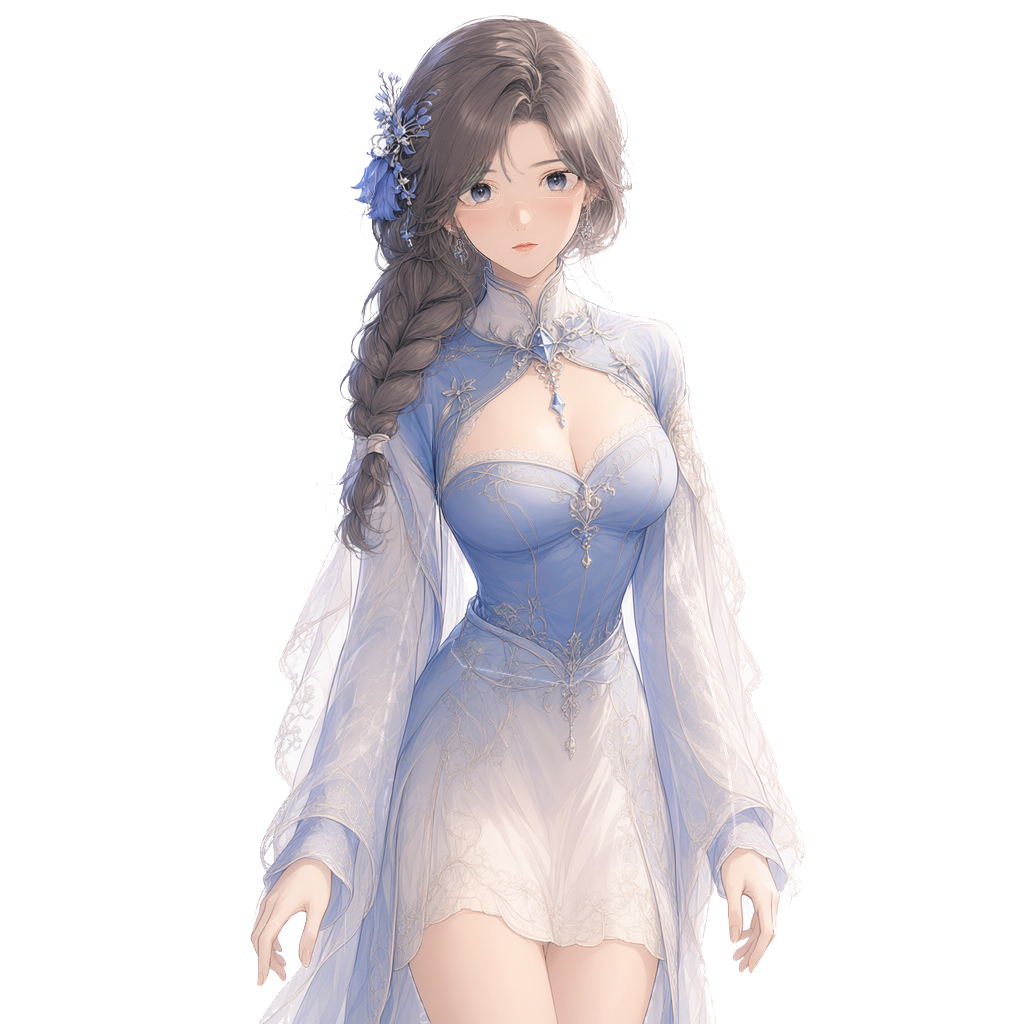
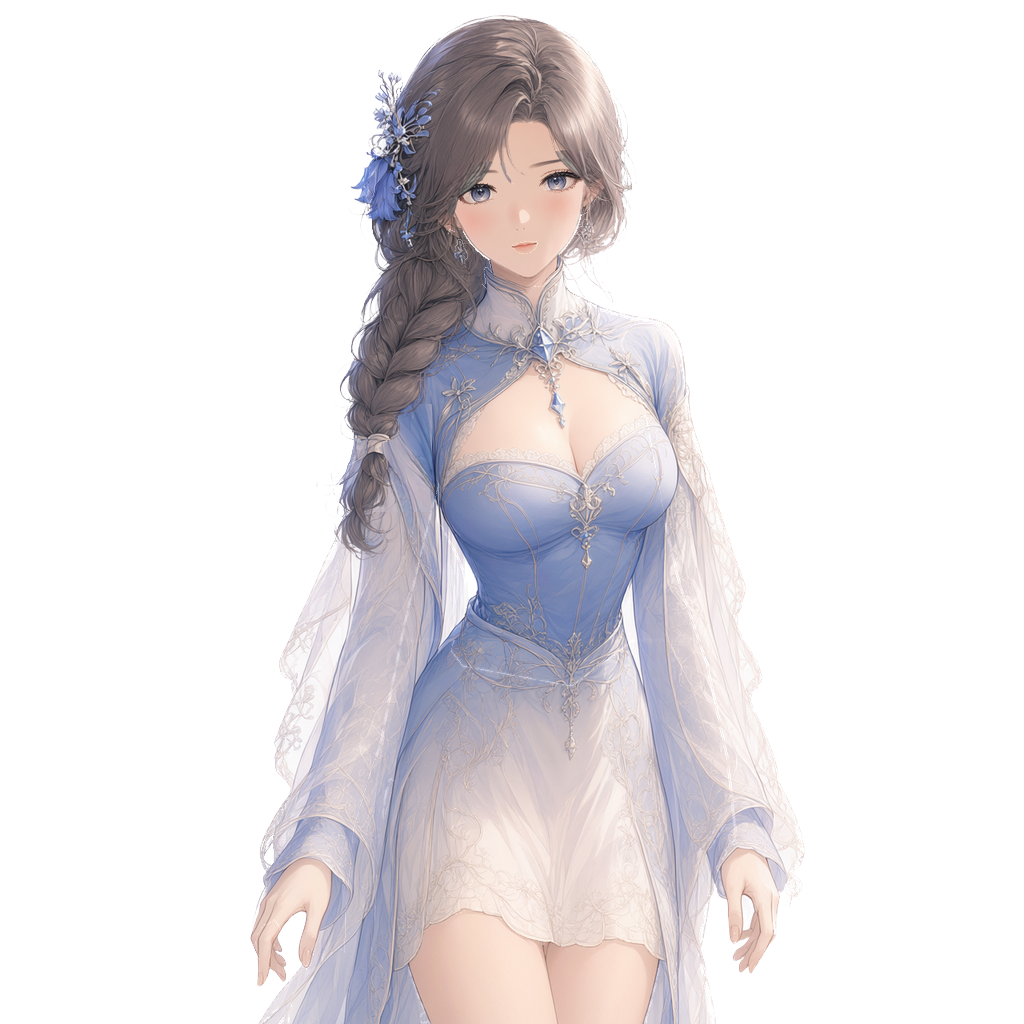
Before/after of a 1024×1024 layered artwork. What changed in the layer stack:
painted on "mouth_smile" over [503, 238, 545, 257]
painted on "mouth_open" over [509, 237, 542, 257]
painted on "eye_close-r" over [536, 174, 586, 194]
painted on "eye_close-l" over [456, 187, 500, 206]
painted on "mouth_close" over [508, 238, 542, 257]
painted on "eyebrow-r" over [524, 155, 572, 172]
painted on "eyebrow-l" over [467, 166, 500, 181]
painted on "eyelash-r" over [534, 165, 586, 201]
painted on "irides-r" over [543, 169, 570, 196]
painted on "eyewhite-r" over [539, 170, 580, 195]
painted on "eyelash-l" over [453, 176, 506, 213]
painted on "irides-l" over [466, 180, 495, 208]
painted on "eyewhite-l" over [456, 182, 501, 207]
painted on "nose" over [504, 196, 537, 236]
painted on "face" over [453, 121, 586, 279]
